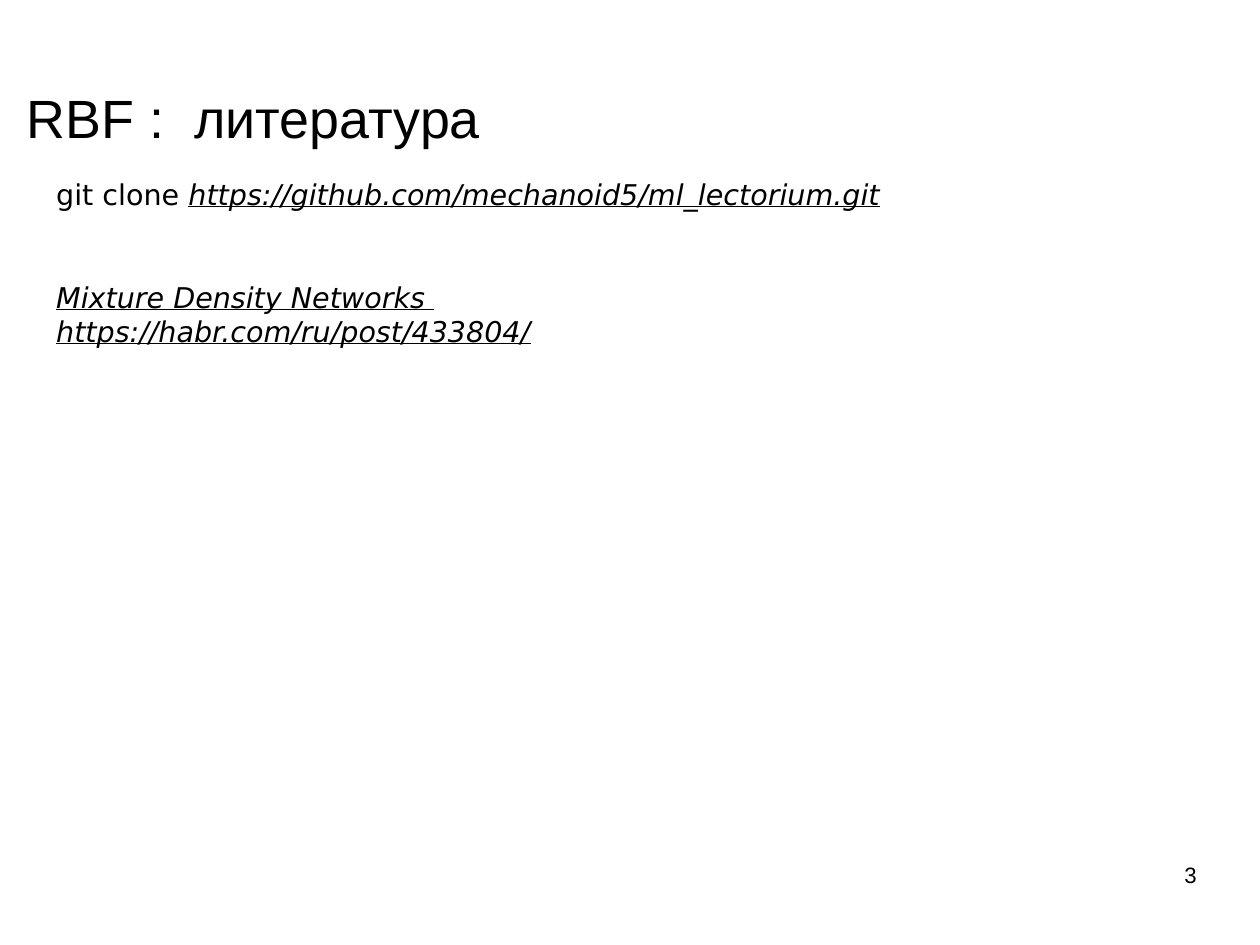
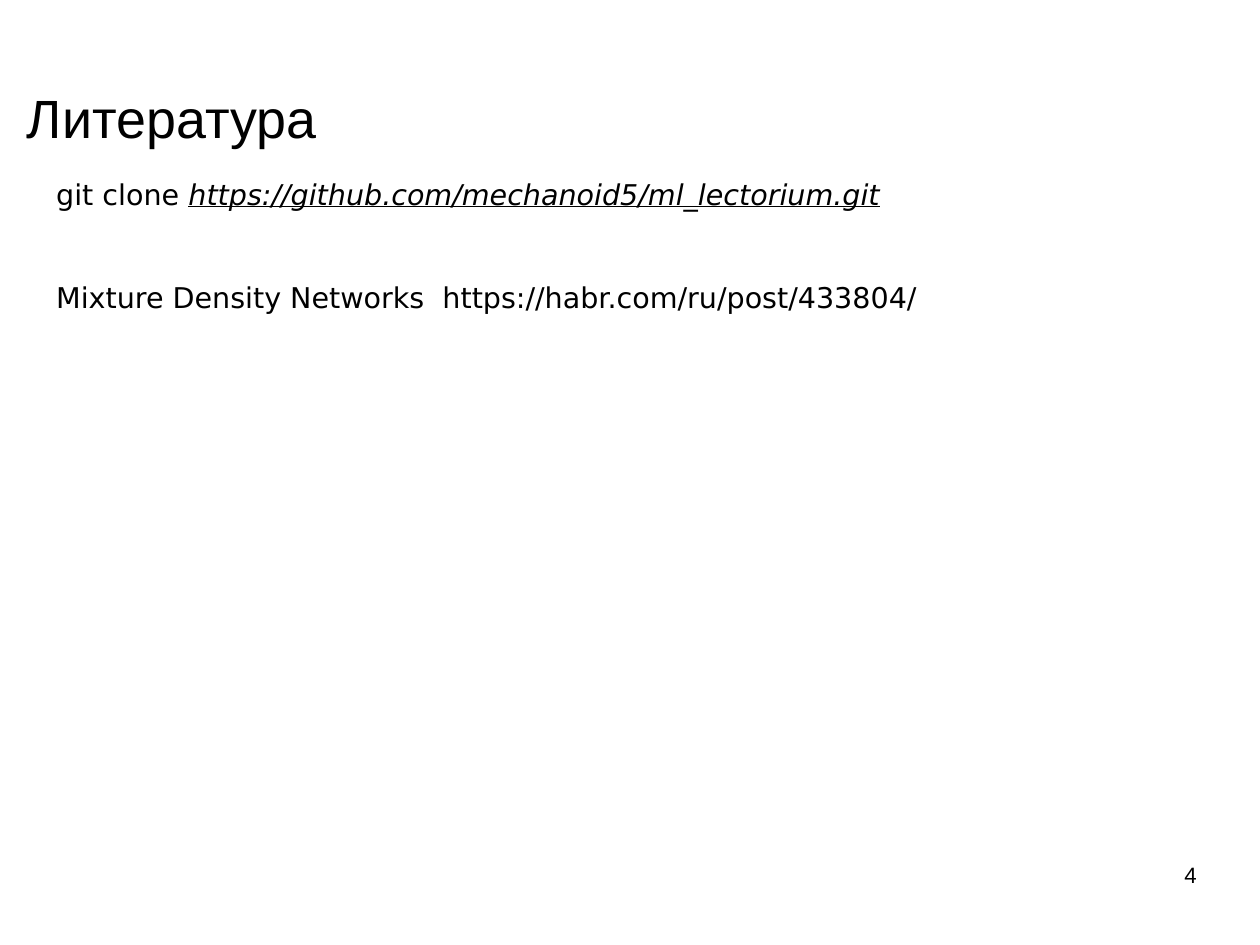
Before and after one commit to mechanoid5/ml_lectorium_2026_I, a slide deck: slide 4 of 36-mdn.odp (slide 3 before the commit). Drawn at 1260x945 pixels with LibreOffice and Linux fonts; fonts in the diff are those of the drawing; background and template pictures are left out. Boxes give left, top, right and bottom in pixels: in the first picture for what was removed or moved away, otherwise in the second. Text is boxed around its words. In the diff, an @@ line names an element or a change of style, - is before the commit and + after.

```diff
--- a/36-mdn.odp
+++ b/36-mdn.odp
@@ title at (27,101,317,148): text changed @@
-RBF : литература
+Литература
@@ text at (56,286,916,314): text changed; italic off @@
-Mixture Density Networks
-https://habr.com/ru/post/433804/
+Mixture Density Networks https://habr.com/ru/post/433804/
@@ page number at (1184,867,1196,883): text changed @@
-3
+4
```
Also in this commit, not shown: 1 other slide changed, 1 slide added, 1 other file.
